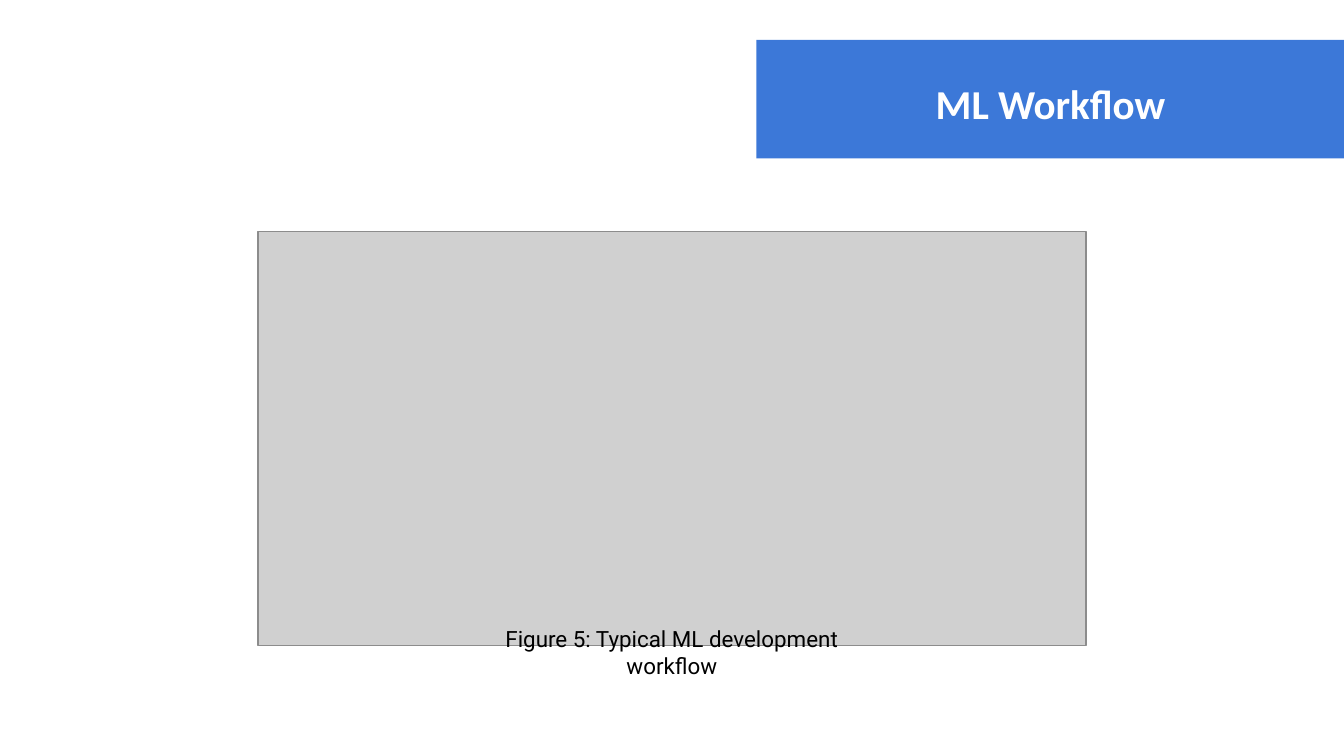
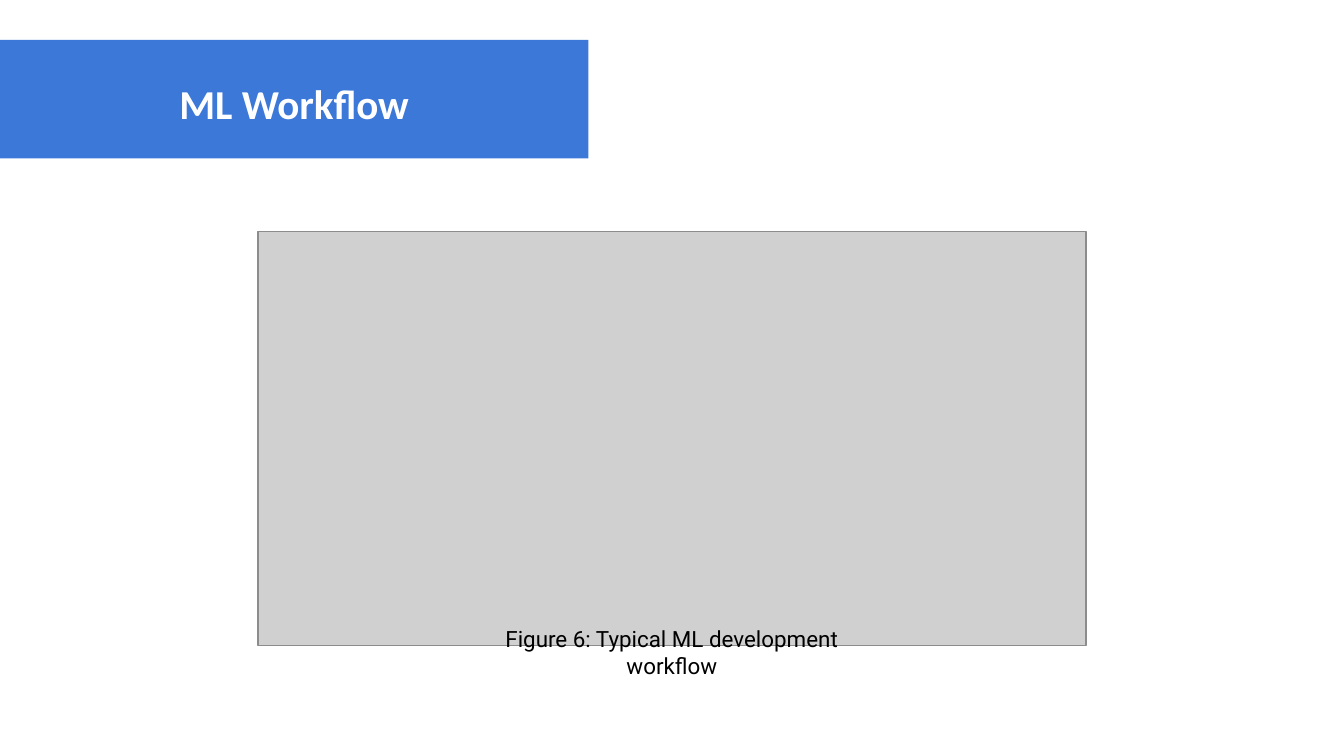
Before and after one commit to GilbertoCunha/IEEE-ML-Workshop, a slide deck: slide 9 of ML-intro.pptx (slide 10 before the commit). Drawn at 1344x756 pixels with LibreOffice and Linux fonts; fonts in the diff are those of the drawing; grey boxes stand for pictures. Boxes give left, top, right and bottom in pixels: in the first picture for what was removed or moved away, otherwise in the second. Text is boxed around its words. In the diff, an @@ line names an element or a change of style, - is before the commit and + after.

```diff
--- a/ML-intro.pptx
+++ b/ML-intro.pptx
@@ rectangle: place and size @@
-rectangle at bbox=[757, 40, 1344, 159]
+rectangle at bbox=[0, 40, 589, 159]
@@ title "ML Workflow": place and size @@
-title "ML Workflow" at bbox=[936, 90, 1165, 120]
+title "ML Workflow" at bbox=[179, 90, 409, 120]
@@ text at bbox=[505, 630, 838, 675]: text changed @@
-Figure 5: Typical ML development workflow
+Figure 6: Typical ML development workflow
```
Also in this commit, not shown: 7 other slides changed, 10 slides added, 2 slides removed, 1 other file.
